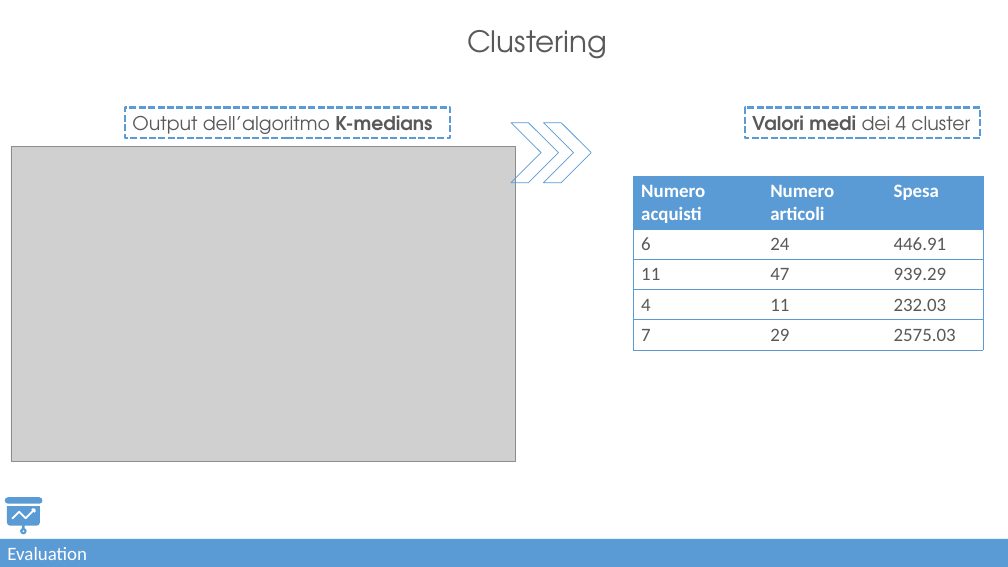
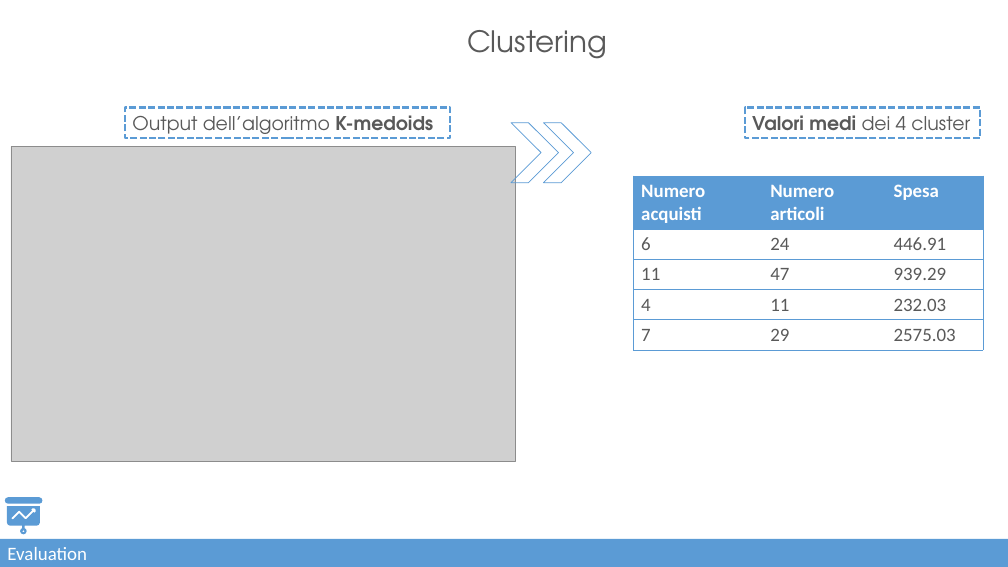
Before and after one commit to lorenzlorg/Digital-Marketing-Data-Science-Lab-Project, a slide deck: slide 11 of DMrkt_DSLab_presentation_829776_814799.pptx. Drawn at 1008x567 pixels with LibreOffice and Linux fonts; fonts in the diff are those of the drawing; grey boxes stand for pictures. Boxes give left, top, right and bottom in pixels: in the first picture for what was removed or moved away, otherwise in the second. Text is boxed around its words. In the diff, an @@ line names an element or a change of style, - is before the commit and + after.

```diff
--- a/DMrkt_DSLab_presentation_829776_814799.pptx
+++ b/DMrkt_DSLab_presentation_829776_814799.pptx
@@ text in rectangle at [132,115,433,138]: text changed @@
-Output dell’algoritmo K-medians
+Output dell’algoritmo K-medoids
```
Also in this commit, not shown: 1 other slide changed.
